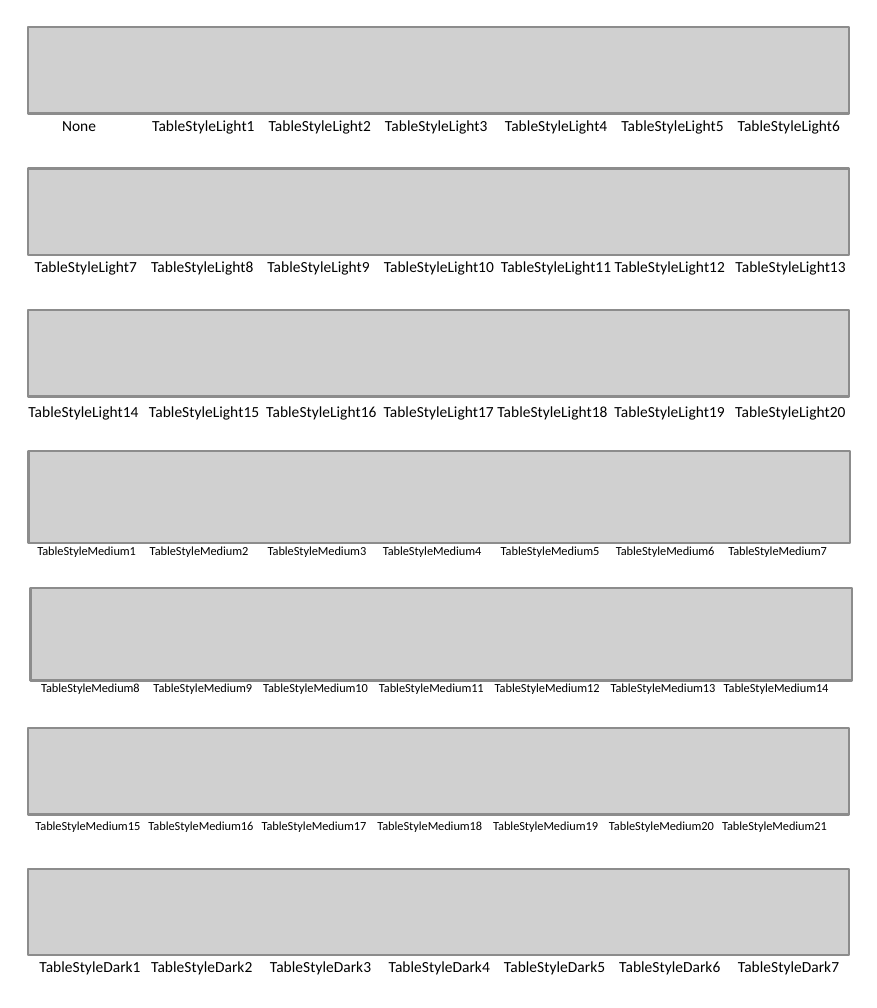
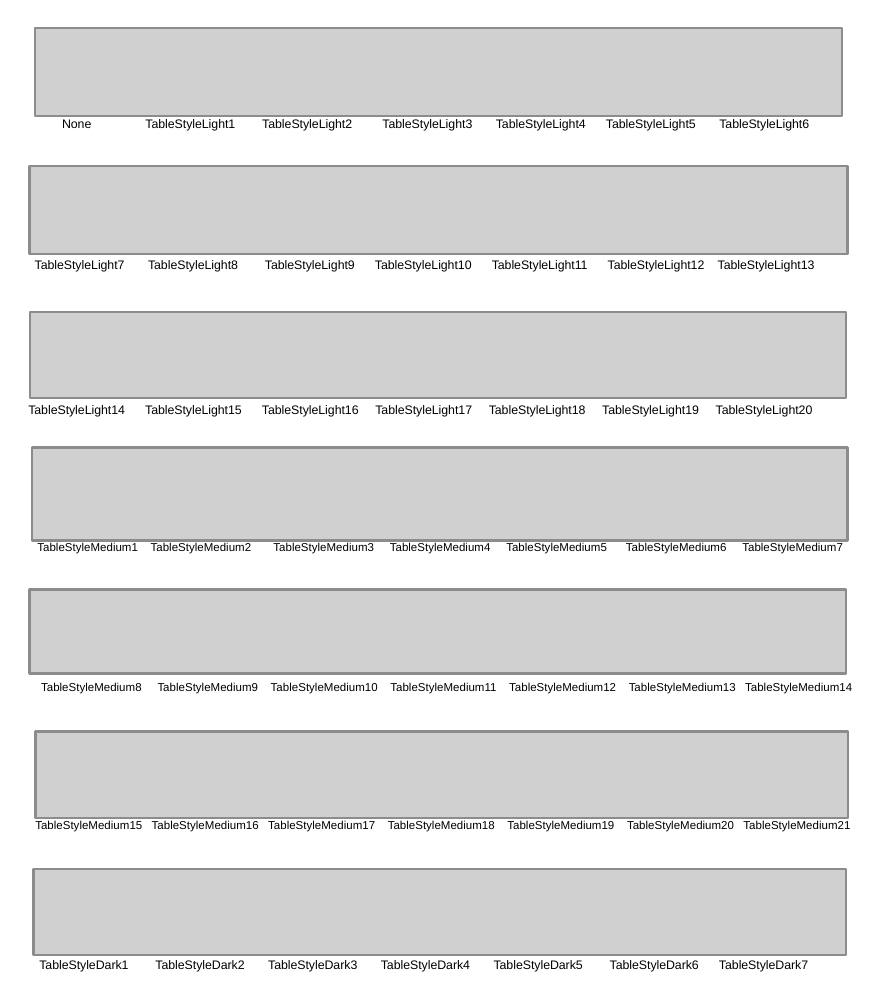
Before and after one commit to certe-medical-epidemiology/certetoolbox, a slide deck: slide 1 of inst/exceltemplate/tablestyles.pptx. Drawn at 877x1008 pixels with LibreOffice and Linux fonts; fonts in the diff are those of the drawing; grey boxes stand for pictures. Boxes give left, top, right and bottom in pixels: in the first picture for what was removed or moved away, otherwise in the second. Text is boxed around its words. In the diff, an @@ line names an element or a change of style, - is before the commit and + after.

```diff
--- a/inst/exceltemplate/tablestyles.pptx
+++ b/inst/exceltemplate/tablestyles.pptx
@@ picture: place and size @@
-picture at [27, 27, 848, 114]
+picture at [36, 29, 841, 116]
@@ picture: place and size @@
-picture at [27, 309, 848, 396]
+picture at [31, 312, 846, 398]
@@ size 5 to 4 pt, font Calibri to Arial in 4 elements at [35, 260, 815, 272], [62, 119, 809, 131], [39, 960, 808, 972], [28, 405, 813, 417] @@
@@ picture: place and size @@
-picture at [29, 450, 850, 543]
+picture at [31, 447, 846, 541]
@@ size 4 to 3.7 pt, font Calibri to Arial in 3 elements at [35, 820, 850, 832], [41, 682, 852, 694], [37, 542, 843, 554] @@
@@ picture: place and size @@
-picture at [31, 588, 853, 681]
+picture at [29, 590, 846, 674]
@@ picture: place and size @@
-picture at [27, 728, 848, 815]
+picture at [36, 732, 848, 819]
@@ picture: place and size @@
-picture at [27, 868, 848, 955]
+picture at [33, 870, 846, 955]
```
Also in this commit, not shown: 15 other files.
